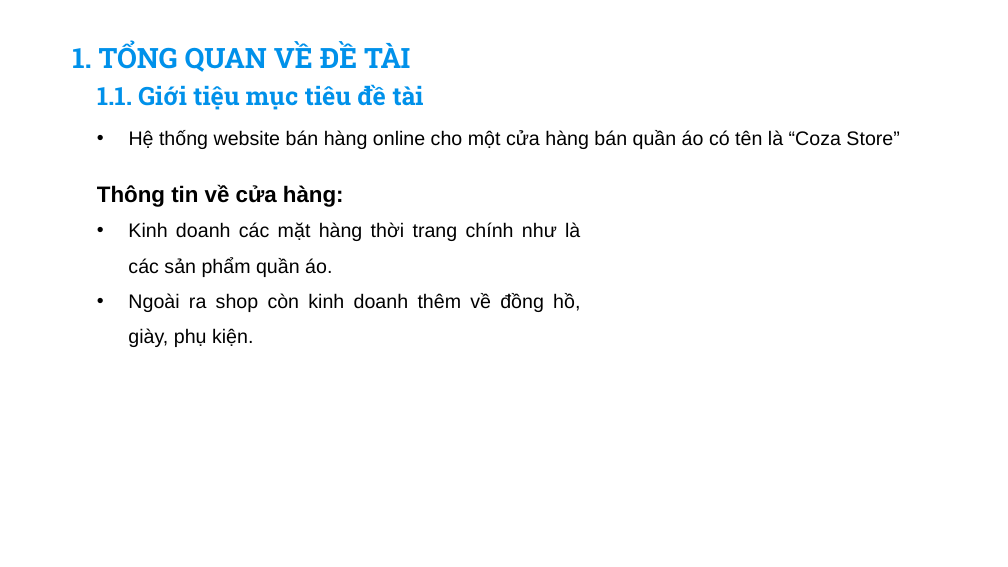
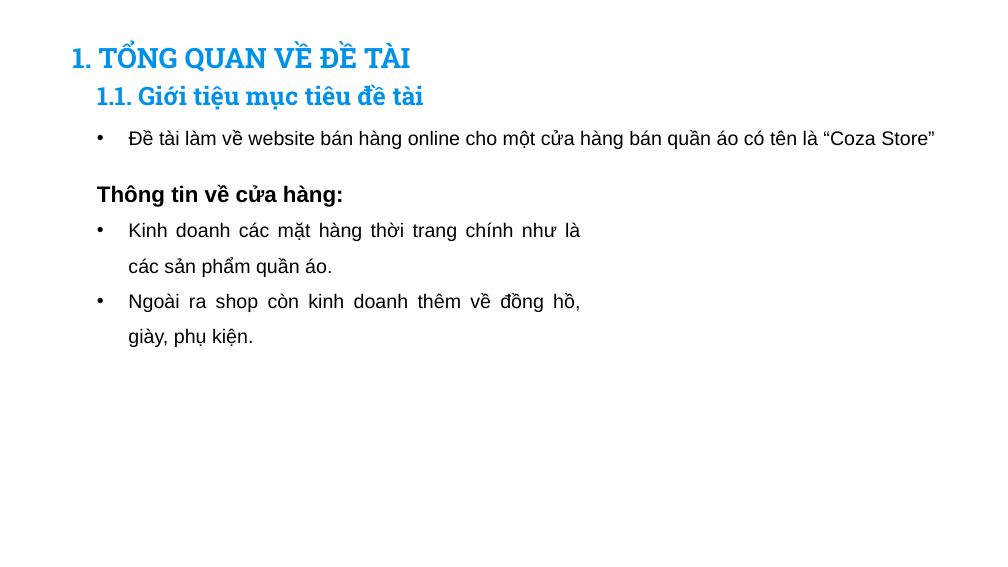
Before and after one commit to haitran2000/Ecommerce-Fashion-Website, a slide deck: slide 3 of Do An Tot Nghiep.pptx. Drawn at 1008x567 pixels with LibreOffice and Linux fonts; fonts in the diff are those of the drawing; background and template pictures are left out. Boxes give left, top, right and bottom in pixels: in the first picture for what was removed or moved away, otherwise in the second. Text is boxed around its words. In the diff, an @@ line names an element or a change of style, - is before the commit and + after.

```diff
--- a/Do An Tot Nghiep.pptx
+++ b/Do An Tot Nghiep.pptx
@@ text at [129,130,934,149]: text changed @@
-• Hệ thống website bán hàng online cho một cửa hàng bán quần áo có tên là “Coza Store”
+• Đề tài làm về website bán hàng online cho một cửa hàng bán quần áo có tên là “Coza Store”
```
Also in this commit, not shown: 11 other slides changed, 1 slide added, 6 slides removed, 20 other files.
